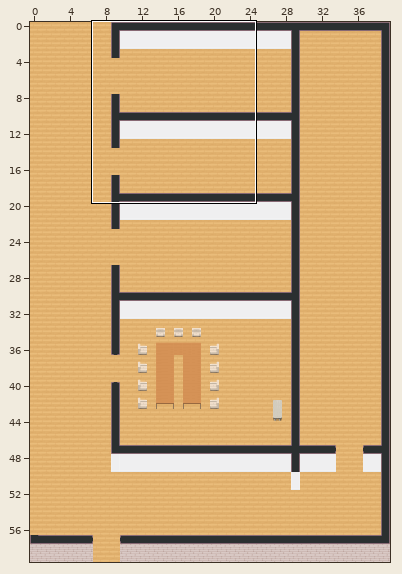
A Tiled map (JSON) gets an edit: stairs.tmj. Above: a wide view before the commit, with the close-up outlined.
Close-up. Earlier state:
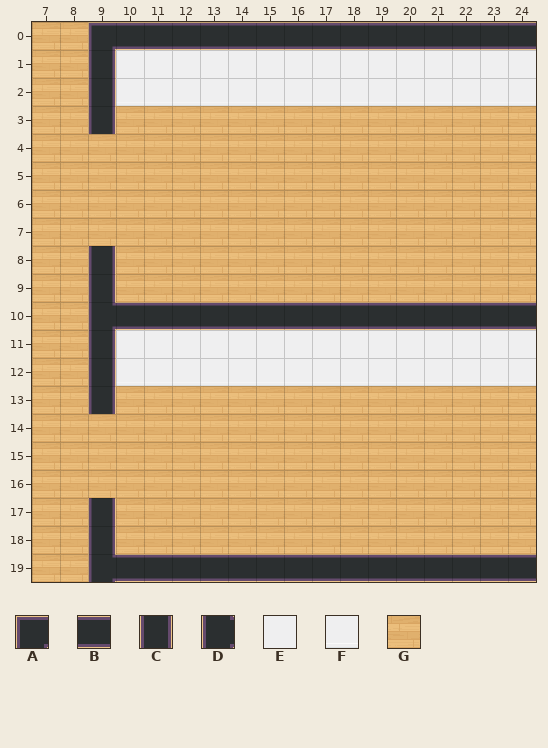
Cells are 32x32 px. Shown: x 7..24, y 0..19. The commit also changed other parts of the map, which this record leaves out.
Key: from "WA_Room_Builder": A 93, B 94, C 102, D 108, E 119, F 144, G 172.
_ is an empty cell, # one hidden under a higher layer.
Layers that did not change in this view are not listed.
Layer "floor/floor-1" before, first column x 7:
 0 GG################
 1 GG################
 2 GG################
 3 GG#GGGGGGGGGGGGGGG
 4 GGGGGGGGGGGGGGGGGG
 5 GGGGGGGGGGGGGGGGGG
 6 GGGGGGGGGGGGGGGGGG
 7 GGGGGGGGGGGGGGGGGG
 8 GG#GGGGGGGGGGGGGGG
 9 GG#GGGGGGGGGGGGGGG
10 GG################
11 GG################
12 GG################
13 GG#GGGGGGGGGGGGGGG
14 GGGGGGGGGGGGGGGGGG
15 GGGGGGGGGGGGGGGGGG
16 GGGGGGGGGGGGGGGGGG
17 GG#GGGGGGGGGGGGGGG
18 GG#GGGGGGGGGGGGGGG
19 GG################
Layer "walls/walls" before, first column x 7:
 0 __ABBBBB
 1 __CEEEEE
 2 __CFFFFF
 3 __C_____
 4 ________
 5 ________
 6 ________
 7 ________
 8 __C_____
 9 __C_____
10 __DBBBBB
11 __CEEEEE
12 __CFFFFF
13 __C_____
14 ________
15 ________
16 ________
17 __C_____
18 __C_____
19 __DBBBBB
After the commit:
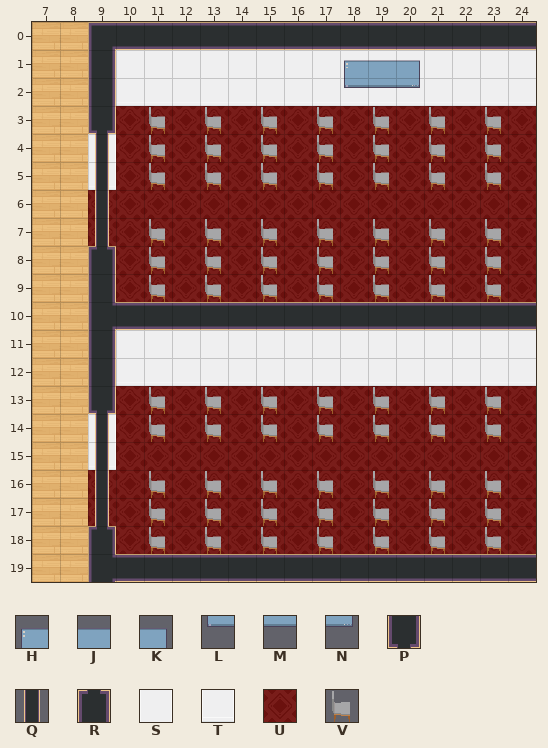
Further tiles: from "WA_Miscellaneous": H 40, J 41, K 42, L 50, M 51, N 52; from "WA_Room_Builder": P 11, Q 36, R 61, S 296, T 321, U 387; from "WA_Seats": V 119.
Tiles of an added or newly shown layer are drawn over the layers below it.
Changes in this commit:
Layer "floor/floor-1":
Tile U now appears in row 17 at x 9.
The author changed tile G to tile U in rows 3 to 5 at x 10 to 24; in rows 6 to 7 at x 9 to 24; in rows 8 to 9 at x 10 to 24; in rows 13 to 15 at x 10 to 24; in row 16 at x 9 to 24; in rows 17 to 18 at x 10 to 24.
Layer "walls/walls":
The author changed tile C to tile P in row 3 at x 9; in row 13 at x 9.
The author changed tile C to tile R in row 8 at x 9; in row 18 at x 9.
Tile S now appears in row 4 at x 9; in row 14 at x 9.
Tile T now appears in row 5 at x 9; in row 15 at x 9.
Tile C is gone in row 17 at x 9.
Layer "furniture/chairs" (added):
Tile V now appears in rows 3 to 5 at x 11, 13, 15, 17, 19, 21 and 23; in rows 7 to 9 at x 11, 13, 15, 17, 19, 21 and 23.
Layer "furniture/upper_stuff" (added):
Tile H now appears in row 1 at x 18.
Tile J now appears in row 1 at x 19.
Tile K now appears in row 1 at x 20.
Tile L now appears in row 2 at x 18.
Tile M now appears in row 2 at x 19.
Tile N now appears in row 2 at x 20.
Tile V now appears in rows 13 to 14 at x 11, 13, 15, 17, 19, 21 and 23; in rows 16 to 18 at x 11, 13, 15, 17, 19, 21 and 23.
Layer "door_frame":
Tile Q now appears in rows 4 to 7 at x 9; in rows 14 to 17 at x 9.
Where, in picture pixels (left, top, right, bottom), the same in both close-ups:
changed: (88, 60, 536, 302)
changed: (88, 386, 536, 554)
